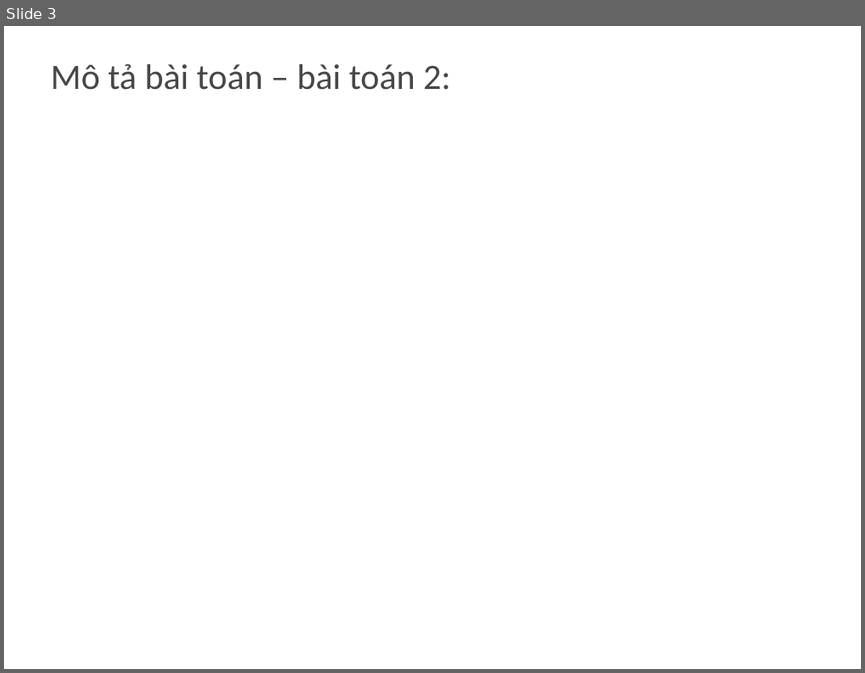
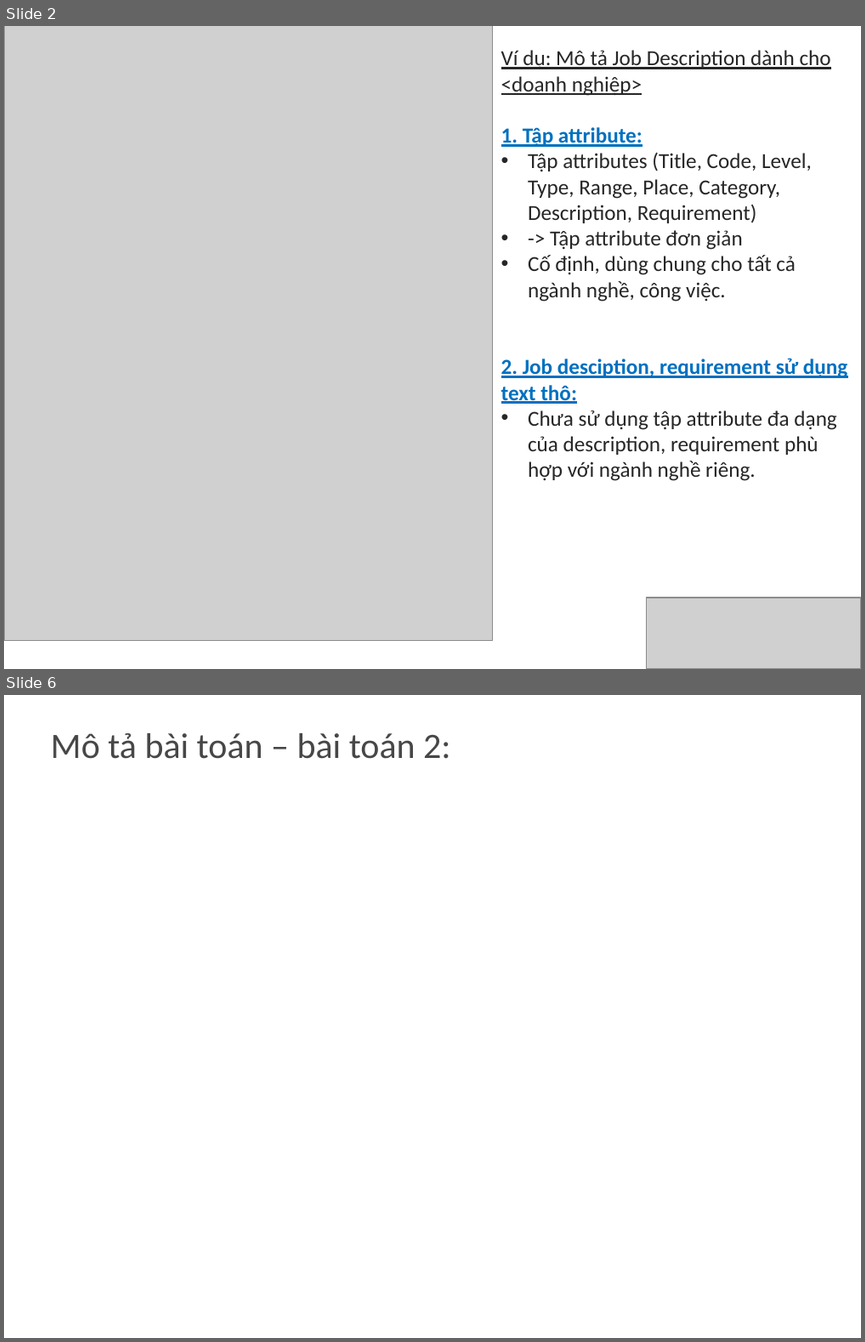
Before and after one commit to khanhduy94/jobzoom, a slide deck: Documents/JobZoom.pptx. Shown one above the other, each under a label of ours: slide 3 before the commit, slides 2 and 6 after it; the slides between them are not shown. The pictures are 865x673 and 865x1342 pixels, drawn with LibreOffice and Linux fonts; fonts in the diff are those of the drawing; grey boxes stand for pictures; background and template pictures are left out. Boxes give left, top, right and bottom in pixels: in the first picture for what was removed or moved away, otherwise in the second. Text is boxed around its words. In the diff, an @@ line names an element or a change of style, - is before the commit and + after.

```diff
--- a/Documents/JobZoom.pptx
+++ b/Documents/JobZoom.pptx
@@ slide 2 added at (x1=4, y1=26, x2=861, y2=669), background #FFFFFF @@
@@ picture added at (x1=4, y1=26, x2=493, y2=641) @@
@@ text added at (x1=501, y1=50, x2=847, y2=481), 18 pt, text #262626 @@
+Ví dụ: Mô tả Job Description dành cho <doanh nghiệp>
+1. Tập attribute:
+• Tập attributes (Title, Code, Level, Type, Range, Place, Category, Description, Requirement)
+• -> Tập attribute đơn giản
+• Cố định, dùng chung cho tất cả ngành nghề, công việc.
+2. Job desciption, requirement sử dụng text thô:
+• Chưa sử dụng tập attribute đa dạng của description, requirement phù hợp với ngành nghề riêng.
@@ picture added at (x1=647, y1=597, x2=861, y2=669) @@
@@ what was slide 3 is now slide 6 @@
```
Also in this commit, not shown: 1 slide changed, 2 other slides added.
